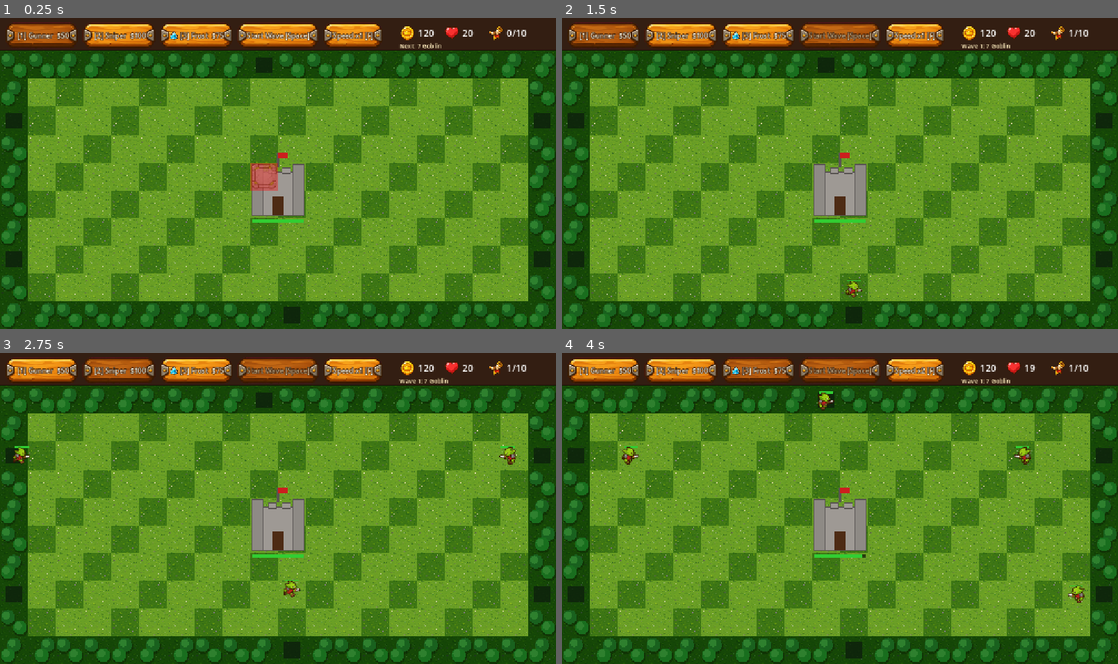
Above: before the commit, frames 1-4 (two rows, left to right).
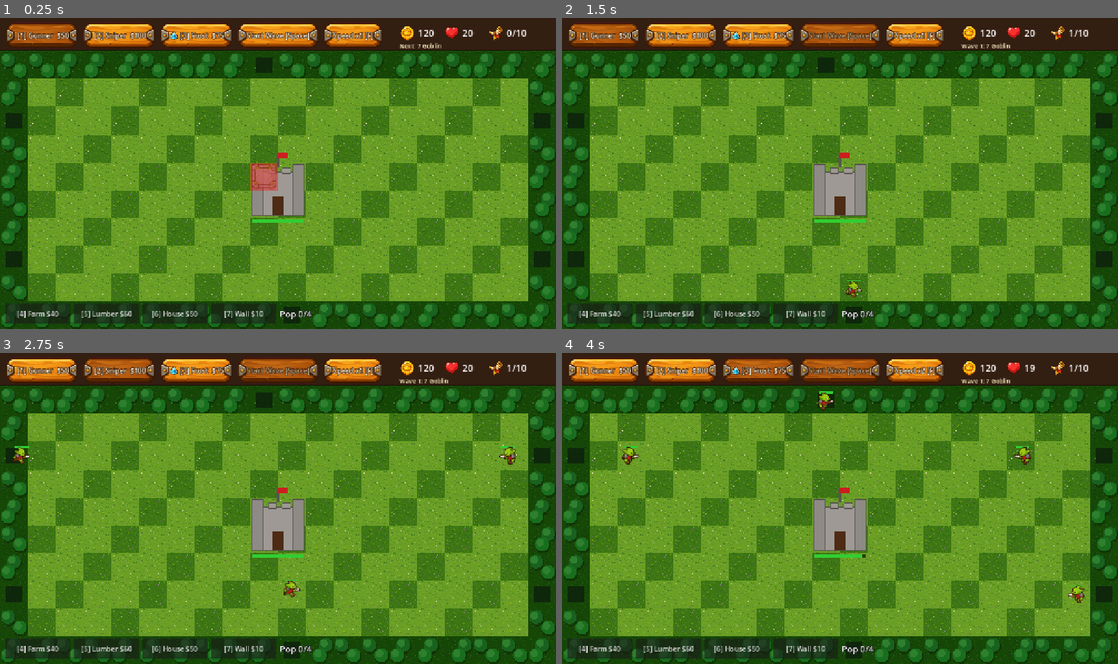
Above: after the commit, the same moments.

Repository: Sosakpanha/Tower-defence
Game: Godot game, scene res://main.tscn
Two runs of this game, one before a commit and one after it. Both use one fixed random seed, a clock stepped at 60 frames per second and the inputs below.
Inputs:
- Up to frame 1 (0.25 s): no input
- Up to frame 2 (1.5 s): click "Start Wave [Space]" at 0.5 s; click "[1] Gunner $50" at 1.25 s
- Up to frame 3 (2.75 s): click "[2] Sniper $100" at 2 s
- Up to frame 4 (4 s): click "[3] Frost $75" at 2.75 s; click "Speed x1 [F]" at 3.5 s

The runs differ from the first frame. In frame 1, 2.7% of the frame differs, in the area x 1-56%, y 91-99%; in frame 2, 2.7%; in frame 3, 2.7%; in frame 4, 2.7%.

Commit message:
Economy buildings: farm, lumber camp, house (population), wall; build menu
Co-Authored-By: Claude Sonnet 5.5 <noreply@anthropic.com>

Diff:
--- /dev/null
+++ b/core/buildings.gd
@@ -0,0 +1,11 @@
+## Data table for economy/defence buildings (like Tower.TYPES). Add a building = add an entry.
+## income: gold per `interval` seconds. pop_use: population it needs. pop_cap: population it adds.
+class_name Buildings
+extends RefCounted
+
+const TYPES := {
+	"farm": {"name": "Farm", "cost": 40, "hp": 60.0, "income": 3, "interval": 5.0, "pop_use": 1, "pop_cap": 0, "color": Color(0.85, 0.75, 0.25)},
+	"lumber": {"name": "Lumber", "cost": 60, "hp": 70.0, "income": 5, "interval": 5.0, "pop_use": 1, "pop_cap": 0, "color": Color(0.5, 0.33, 0.15)},
+	"house": {"name": "House", "cost": 50, "hp": 80.0, "income": 0, "interval": 5.0, "pop_use": 0, "pop_cap": 4, "color": Color(0.75, 0.4, 0.3)},
+	"wall": {"name": "Wall", "cost": 10, "hp": 250.0, "income": 0, "interval": 5.0, "pop_use": 0, "pop_cap": 0, "color": Color(0.55, 0.55, 0.58)},
+}
--- a/core/config.gd
+++ b/core/config.gd
@@ -12,6 +12,7 @@
 const CASTLE_HP := 20
 const MAX_WAVE := 10
 const SELL_REFUND := 0.7
+const BASE_POP := 4  # population cap before any House
 
 const SPEEDS := [1.0, 2.0, 3.0]
 const KIND_NAMES := {"normal": "Goblin", "fast": "Wolf", "tank": "Ogre"}
--- a/main.gd
+++ b/main.gd
@@ -24,6 +24,9 @@
 var sfx := Sfx.new()
 var waves := WaveManager.new()
 var hud := Hud.new()
+var buildings := BuildingManager.new()
+var build_menu := BuildMenu.new()
+var build_kind := ""          # building type being placed; "" = placing a tower
 
 var lives: int:
 	get: return castle.hp
@@ -36,9 +39,13 @@
 func _ready() -> void:
 	Engine.time_scale = 1.0
 	preview.game = self
-	for n in [map, castle, preview, towers_node, enemies_node, projectiles_node, sfx, waves, hud]:
+	for n in [map, castle, preview, buildings, towers_node, enemies_node, projectiles_node, sfx, waves, hud, build_menu]:
 		add_child(n)
 	waves.setup(pathing, enemies_node)
+	buildings.setup(pathing)
+	buildings.income.connect(func(n: int) -> void: gold += n; _update_hud())
+	buildings.changed.connect(_update_hud)
+	build_menu.building_chosen.connect(_select_building)
 	castle.destroyed.connect(func() -> void: _end_game(false))
 	castle.damaged.connect(func(_hp: int) -> void: _update_hud())
 	waves.wave_started.connect(_on_wave_started)
@@ -56,11 +63,23 @@
 
 func _select(kind: String) -> void:
 	selected = kind
+	build_kind = ""
 	hud.highlight_tower(kind)
+	build_menu.highlight("")
+
+
+func _select_building(kind: String) -> void:
+	build_kind = kind
+	build_menu.highlight(kind)
+
+
+func selected_cost() -> int:
+	return Buildings.TYPES[build_kind].cost if build_kind != "" else Tower.TYPES[selected].cost
 
 
 func _update_hud() -> void:
 	hud.set_stats(gold, lives, wave)
+	build_menu.set_pop(buildings.pop_used(), buildings.pop_cap())
 	hud.set_wave_button_disabled(wave_active or game_over)
 	hud.set_speed(Config.SPEEDS[speed_idx])
 	if wave_active:
@@ -79,6 +98,10 @@
 			KEY_1: _select("gunner")
 			KEY_2: _select("sniper")
 			KEY_3: _select("frost")
+			KEY_4: _select_building("farm")
+			KEY_5: _select_building("lumber")
+			KEY_6: _select_building("house")
+			KEY_7: _select_building("wall")
 			KEY_SPACE: start_wave()
 			KEY_F: cycle_speed()
 			KEY_U: upgrade_selected()
@@ -104,7 +127,7 @@
 ## A cell is buildable if it is kingdom ground (not jungle/castle), free, has no enemy
 ## standing on it, and building there still leaves enemies a route to the castle.
 func can_build(c: Vector2i) -> bool:
-	if not Config.in_grid(c) or Config.is_jungle(c) or Config.is_castle(c) or towers.has(c):
+	if not Config.in_grid(c) or Config.is_jungle(c) or Config.is_castle(c) or towers.has(c) or buildings.has(c):
 		return false
 	for e in get_tree().get_nodes_in_group("enemies"):
 		if Config.world_to_cell(e.position) == c:
@@ -115,8 +138,15 @@
 func try_place(c: Vector2i) -> void:
 	if not can_build(c):
 		return
-	var cost: int = Tower.TYPES[selected].cost
+	var cost := selected_cost()
 	if gold < cost:
+		return
+	if build_kind != "":
+		if not buildings.can_afford_pop(build_kind):
+			return
+		gold -= cost
+		sfx.play_sfx("place", -4.0)
+		buildings.add(build_kind, c)
 		return
 	gold -= cost
 	sfx.play_sfx("place", -4.0)
@@ -130,6 +160,11 @@
 
 
 func try_sell(c: Vector2i) -> void:
+	if buildings.has(c):
+		gold += buildings.remove(c)
+		sfx.play_sfx("sell", -4.0)
+		_update_hud()
+		return
 	if not towers.has(c):
 		return
 	var t: Tower = towers[c]
--- a/tools/screenshot_test.gd
+++ b/tools/screenshot_test.gd
@@ -27,11 +27,16 @@
 		return false
 	match step:
 		0:
-			m.gold = 600
+			m.gold = 1000
 			var kinds := ["gunner", "sniper", "frost", "gunner", "sniper"]
 			var cells := [Vector2i(3, 1), Vector2i(7, 3), Vector2i(2, 4), Vector2i(8, 6), Vector2i(12, 3)]
 			for i in cells.size():
 				m._select(kinds[i]); m.try_place(cells[i])
+			m._select_building("house"); m.try_place(Vector2i(5, 7))
+			m._select_building("farm"); m.try_place(Vector2i(6, 7)); m.try_place(Vector2i(7, 7))
+			m._select_building("lumber"); m.try_place(Vector2i(8, 8))
+			m._select_building("wall"); m.try_place(Vector2i(4, 4)); m.try_place(Vector2i(4, 5))
+			print("BUILDINGS count=", m.buildings.buildings.size(), " pop=", m.buildings.pop_used(), "/", m.buildings.pop_cap())
 			m._select("gunner")
 			print("PREVIEW ", m.hud.preview_label.text)
 			m.select_tower(Vector2i(3, 1))
--- /dev/null
+++ b/ui/build_menu.gd
@@ -0,0 +1,43 @@
+## Bottom bar with building buttons and the population readout.
+## Shows what Main tells it; emits `building_chosen` when pressed.
+class_name BuildMenu
+extends CanvasLayer
+
+signal building_chosen(kind: String)
+
+var buttons := {}
+var pop_label := Label.new()
+
+
+func _ready() -> void:
+	var bar := HBoxContainer.new()
+	bar.position = Vector2(12, Config.SCREEN.y - 58)
+	bar.add_theme_constant_override("separation", 8)
+	add_child(bar)
+	var keys := Buildings.TYPES.keys()
+	for i in keys.size():
+		var k: String = keys[i]
+		var t: Dictionary = Buildings.TYPES[k]
+		var b := Button.new()
+		b.text = "[%d] %s $%d" % [i + 4, t.name, t.cost]
+		b.custom_minimum_size = Vector2(150, 46)
+		b.focus_mode = Control.FOCUS_NONE
+		b.pressed.connect(building_chosen.emit.bind(k))
+		bar.add_child(b)
+		buttons[k] = b
+	pop_label.add_theme_font_size_override("font_size", 20)
+	pop_label.add_theme_color_override("font_outline_color", Color.BLACK)
+	pop_label.add_theme_constant_override("outline_size", 5)
+	pop_label.custom_minimum_size = Vector2(120, 46)
+	pop_label.vertical_alignment = VERTICAL_ALIGNMENT_CENTER
+	bar.add_child(pop_label)
+
+
+func set_pop(used: int, cap: int) -> void:
+	pop_label.text = "Pop %d/%d" % [used, cap]
+
+
+## `kind` = building type being placed, or "" when a tower is selected.
+func highlight(kind: String) -> void:
+	for k in buttons:
+		(buttons[k] as Button).modulate = Color(1.0, 1.0, 0.5) if k == kind else Color.WHITE
--- /dev/null
+++ b/world/building.gd
@@ -0,0 +1,73 @@
+## One placed building: HP, periodic income, drawing. BuildingManager/Main react to the signals.
+class_name Building
+extends Node2D
+
+signal produced(amount: int, building: Building)
+signal destroyed(building: Building)
+
+var kind := "farm"
+var cell := Vector2i.ZERO
+var stats: Dictionary
+var hp := 1.0
+var max_hp := 1.0
+var _timer := 0.0
+
+
+func setup(k: String, c: Vector2i) -> void:
+	kind = k
+	cell = c
+	stats = Buildings.TYPES[k]
+	max_hp = stats.hp
+	hp = max_hp
+	position = Config.cell_center(c)
+	_timer = stats.interval
+
+
+func take_damage(amount: float) -> void:
+	if hp <= 0.0:
+		return
+	hp -= amount
+	queue_redraw()
+	if hp <= 0.0:
+		destroyed.emit(self)
+		queue_free()
+
+
+func _process(delta: float) -> void:
+	if stats.income <= 0:
+		return
+	_timer -= delta
+	if _timer <= 0.0:
+		_timer += stats.interval
+		FloatText.spawn(get_parent(), position, "+%d" % stats.income)
+		produced.emit(stats.income, self)
+
+
+func _draw() -> void:
+	var col: Color = stats.color
+	var dark := col.darkened(0.45)
+	match kind:
+		"farm":
+			draw_rect(Rect2(-26, -20, 52, 40), col)
+			for i in 4:
+				draw_line(Vector2(-26, -12 + i * 9), Vector2(26, -12 + i * 9), Color(0.45, 0.6, 0.15), 3.0)
+			draw_rect(Rect2(-26, -20, 52, 40), dark, false, 2.0)
+		"lumber":
+			draw_rect(Rect2(-24, -4, 48, 26), col)
+			draw_rect(Rect2(-24, -4, 48, 26), dark, false, 2.0)
+			draw_colored_polygon(PackedVector2Array([Vector2(-28, -4), Vector2(0, -26), Vector2(28, -4)]), Color(0.3, 0.2, 0.1))
+			for i in 3:
+				draw_circle(Vector2(-14 + i * 14, 12), 5.0, Color(0.7, 0.5, 0.25))
+		"house":
+			draw_rect(Rect2(-22, -6, 44, 28), col)
+			draw_rect(Rect2(-22, -6, 44, 28), dark, false, 2.0)
+			draw_colored_polygon(PackedVector2Array([Vector2(-27, -6), Vector2(0, -28), Vector2(27, -6)]), Color(0.35, 0.2, 0.15))
+			draw_rect(Rect2(-5, 6, 10, 16), Color(0.25, 0.14, 0.08))
+		_:
+			draw_rect(Rect2(-28, -28, 56, 56), col)
+			for y in [-14, 0, 14]:
+				draw_line(Vector2(-28, y), Vector2(28, y), dark, 2.0)
+			draw_rect(Rect2(-28, -28, 56, 56), dark, false, 3.0)
+	if hp < max_hp:
+		draw_rect(Rect2(-24, 28, 48, 5), Color(0, 0, 0, 0.6))
+		draw_rect(Rect2(-24, 28, 48 * clampf(hp / max_hp, 0, 1), 5), Color.LIME_GREEN)
--- /dev/null
+++ b/world/building_manager.gd
@@ -0,0 +1,67 @@
+## Registry of placed buildings plus population accounting. Emits signals; Main handles gold.
+class_name BuildingManager
+extends Node2D
+
+signal income(amount: int)
+signal changed          # building added/removed/destroyed (population may have changed)
+signal destroyed(building: Building)
+
+var buildings := {}     # Vector2i -> Building
+var pathing: Pathing
+
+
+func setup(path: Pathing) -> void:
+	pathing = path
+
+
+func has(c: Vector2i) -> bool:
+	return buildings.has(c)
+
+
+func pop_used() -> int:
+	var n := 0
+	for b: Building in buildings.values():
+		n += b.stats.pop_use
+	return n
+
+
+func pop_cap() -> int:
+	var n := Config.BASE_POP
+	for b: Building in buildings.values():
+		n += b.stats.pop_cap
+	return n
+
+
+func can_afford_pop(kind: String) -> bool:
+	return pop_used() + Buildings.TYPES[kind].pop_use <= pop_cap()
+
+
+func add(kind: String, c: Vector2i) -> void:
+	var b := Building.new()
+	b.setup(kind, c)
+	b.produced.connect(func(amount: int, _b: Building) -> void: income.emit(amount))
+	b.destroyed.connect(_on_destroyed)
+	add_child(b)
+	buildings[c] = b
+	pathing.set_blocked(c, true)
+	changed.emit()
+
+
+## Removes the building at `c` (sold). Returns its refund value.
+func remove(c: Vector2i) -> int:
+	if not buildings.has(c):
+		return 0
+	var b: Building = buildings[c]
+	var refund := int(b.stats.cost * Config.SELL_REFUND)
+	buildings.erase(c)
+	pathing.set_blocked(c, false)
+	b.queue_free()
+	changed.emit()
+	return refund
+
+
+func _on_destroyed(b: Building) -> void:
+	buildings.erase(b.cell)
+	pathing.set_blocked(b.cell, false)
+	destroyed.emit(b)
+	changed.emit()
--- /dev/null
+++ b/world/float_text.gd
@@ -0,0 +1,19 @@
+## Short-lived rising text such as "+5" above a building.
+class_name FloatText
+extends Label
+
+
+static func spawn(parent: Node, pos: Vector2, text: String, color: Color = Color(1, 0.9, 0.3)) -> void:
+	var f := FloatText.new()
+	f.text = text
+	f.position = pos - Vector2(16, 30)
+	f.z_index = 50
+	f.add_theme_font_size_override("font_size", 18)
+	f.add_theme_color_override("font_color", color)
+	f.add_theme_color_override("font_outline_color", Color(0.1, 0.05, 0.0))
+	f.add_theme_constant_override("outline_size", 5)
+	parent.add_child(f)
+	var tw := f.create_tween().set_parallel(true)
+	tw.tween_property(f, "position:y", f.position.y - 30.0, 1.0)
+	tw.tween_property(f, "modulate:a", 0.0, 1.0).set_delay(0.4)
+	tw.chain().tween_callback(f.queue_free)
--- a/world/placement_preview.gd
+++ b/world/placement_preview.gd
@@ -18,7 +18,7 @@
 	var c: Vector2i = game.map.mouse_cell()
 	if not Config.in_grid(c):
 		return
-	var cost: int = Tower.TYPES[game.selected].cost
+	var cost: int = game.selected_cost()
 	var ok: bool = game.can_build(c) and game.gold >= cost
 	var r: Rect2 = game.map.cell_rect(c)
 	draw_texture_rect(TEX_MARKER, r, false, Color(1, 1, 1, 0.7))
@@ -26,5 +26,5 @@
 	var ring := Color(1, 1, 1, 0.5)
 	if game.towers.has(c):
 		draw_arc(Config.cell_center(c), game.towers[c].get_range(), 0, TAU, 64, ring, 2.0)
-	elif ok:
+	elif ok and game.build_kind == "":
 		draw_arc(Config.cell_center(c), Tower.TYPES[game.selected].range, 0, TAU, 64, ring, 2.0)
Not shown, added: core/buildings.gd.uid
Not shown, added: ui/build_menu.gd.uid
Not shown, added: world/building.gd.uid
Not shown, added: world/building_manager.gd.uid
Not shown, added: world/float_text.gd.uid
